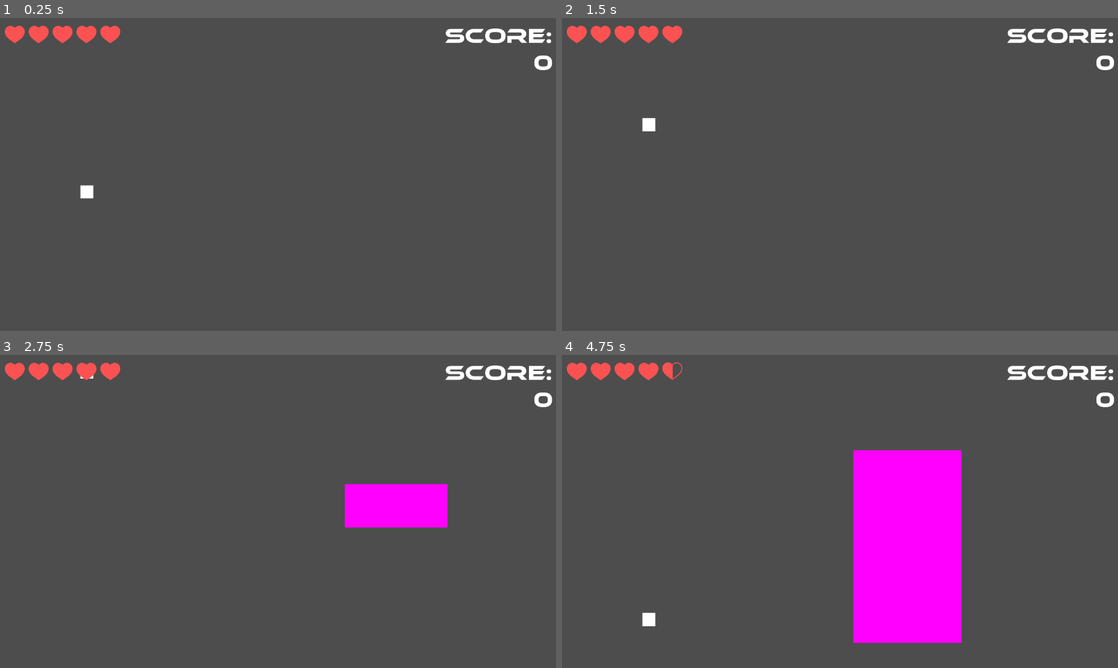
Above: before the commit, frames 1-4 (two rows, left to right).
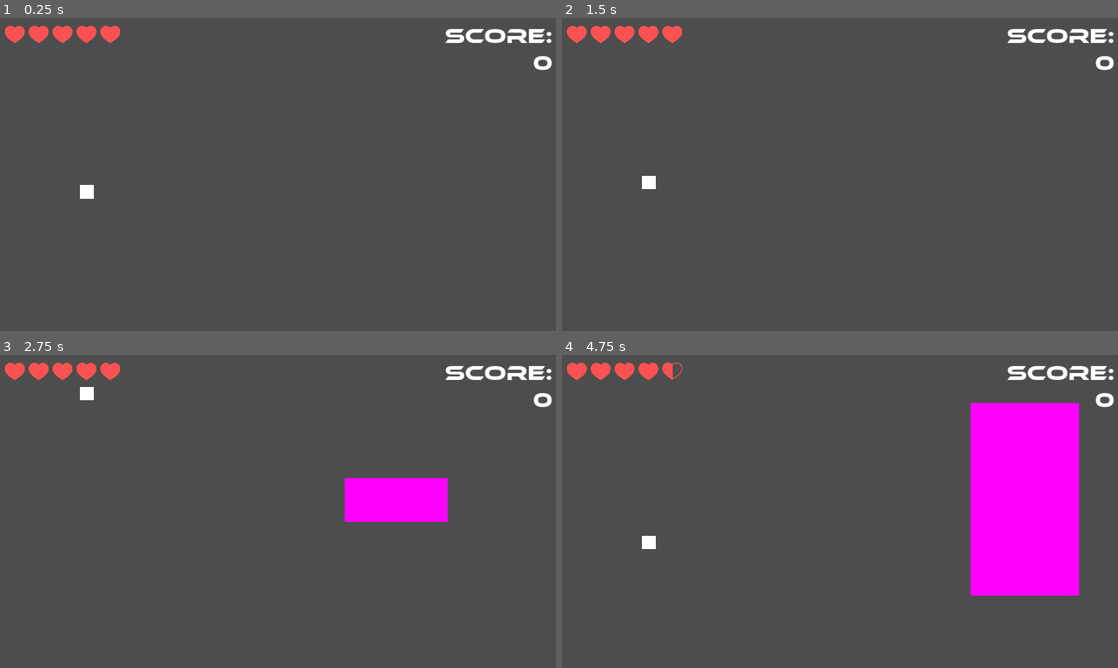
Above: after the commit, the same moments.

Repository: mauro-vb/mobile-game-project
Game: Godot game, scene res://scenes/main.tscn
Two runs of this game, one before a commit and one after it. Both use one fixed random seed, a clock stepped at 60 frames per second and the inputs below.
Inputs:
- Up to frame 1 (0.25 s): no input
- Up to frame 2 (1.5 s): tap Enter at 0.5 s; hold Up (up) 0.53-1.28 s; hold Down (down) from 1.28 s (still down)
- Up to frame 3 (2.75 s): release Down (down) at 2.03 s; hold Up (up) from 2.03 s (still down)
- Up to frame 4 (4.75 s): release Up (up) at 3.53 s; hold Down (down) from 3.53 s (still down)

The runs differ from the first frame. In frame 1, 0.2% of the frame differs, in the area x 14-100%, y 3-58%; in frame 2, 0.4%; in frame 3, 1.0%; in frame 4, 24%, in the area x 14-100%, y 3-92%.

Commit message:
added spawn range for platforms, and spring force to increase or reduce bounciness

Diff:
--- a/project.godot
+++ b/project.godot
@@ -23,6 +23,10 @@
 
 window/size/viewport_width=1280
 window/size/viewport_height=720
+window/size/resizable=false
+window/size/window_width_override=2560
+window/size/window_height_override=1440
+window/stretch/mode="canvas_items"
 
 [dotnet]
 
--- a/scripts/obstacle_gen.gd
+++ b/scripts/obstacle_gen.gd
@@ -20,9 +20,9 @@
 	pass
 
 
-func spawn_obstacle(obstacle_name, y = 300, x_displacement=0):
+func spawn_obstacle(obstacle_name, x_displacement=0):
 	var obstacle = obstacle_dict[obstacle_name].instantiate()
-	obstacle.position = Vector2(SPAWN_LINE_X+x_displacement, y)
+	obstacle.position = Vector2(SPAWN_LINE_X+x_displacement, randi_range(obstacle.spawn_y_range[0], obstacle.spawn_y_range[1]))
 	add_child(obstacle)
 
 func spawn_consumable(consumable_name, y = 300, x_displacement=0):
@@ -51,8 +51,12 @@
 	var y_first = randi_range(30, GameParameters.WINDOW_HEIGHT-30)
 	var y_second = y_first + separation if y_first < GameParameters.WINDOW_HEIGHT / 2 else y_first - separation
 	var x_delay = randi_range(50, 150) if randf() > .2 else 0
-	spawn_obstacle("basic",y_first,x_delay)
-	spawn_obstacle("basic",y_second)
+	var obstacle1 = obstacle_dict["basic"].instantiate()
+	var obstacle2 = obstacle_dict["basic"].instantiate()
+	obstacle1.position = Vector2(SPAWN_LINE_X+x_delay,y_first)
+	obstacle2.position = Vector2(SPAWN_LINE_X,y_second)
+	add_child(obstacle1)
+	add_child(obstacle2)
 	#if randf() > .2:
 		#var y_mid = (y_first + y_second) /2
 		#spawn_consumable("test",y_mid)
--- a/scripts/player.gd
+++ b/scripts/player.gd
@@ -36,7 +36,9 @@
 
 
 	if position.y < 0 or position.y > GameParameters.WINDOW_HEIGHT:
-		velocity *= -1
+		var edges_spring_force = 500
+		velocity.y += edges_spring_force if velocity.y > 0 else -edges_spring_force
+		velocity.y *= -1
 
 	if not in_obstacle_area:
 		if down and up:
--- a/scripts/spiked_platform.gd
+++ b/scripts/spiked_platform.gd
@@ -6,6 +6,9 @@
 @export var hurt_area : Area2D
 @export var destroy_points := 50
 @export var missed_points:= 25
+@export var spring_force:=0
+
+@export var spawn_y_range:= Vector2(GameParameters.PLAYER_SIZE, GameParameters.WINDOW_HEIGHT-GameParameters.PLAYER_SIZE)
 
 @onready var health := $PlatformHealth
 @onready var sprite := $TempSprite
@@ -52,7 +55,8 @@
 		if body is Player:
 			bounce_area.damage(body.damage)
 			body.in_obstacle_area = true
-			body.velocity *= -1
+			body.velocity.y += spring_force if body.velocity.y > 0 else -spring_force
+			body.velocity.y *= -1
 
 func exited(body):
 	if body is Player:
